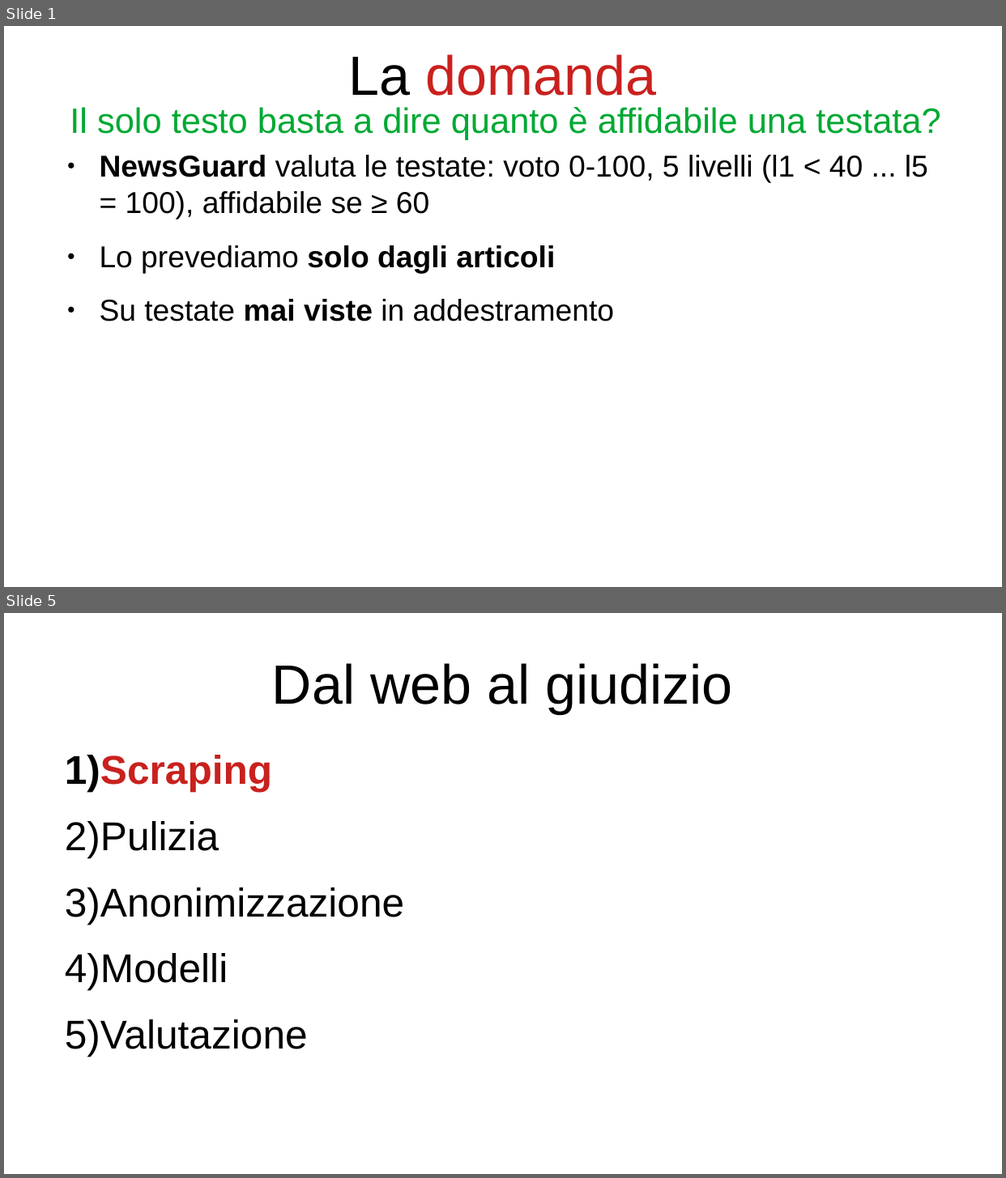
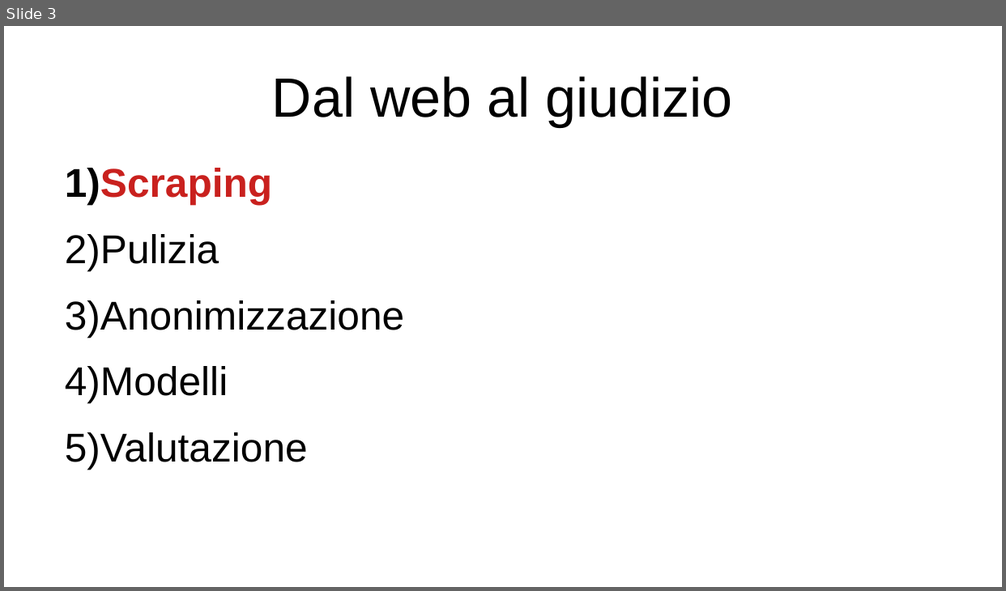
Before and after one commit to bianchi-john/PublisherClassification, a slide deck: Presentazioni/Stato finale/FinalState.odp. Shown one above the other, each under a label of ours: slides 1 and 5 before the commit, slide 3 after it; the slides between them are not shown. The pictures are 1006x1178 and 1006x591 pixels, drawn with LibreOffice and Linux fonts; fonts in the diff are those of the drawing. Boxes give left, top, right and bottom in pixels: in the first picture for what was removed or moved away, otherwise in the second. Text is boxed around its words. In the diff, an @@ line names an element or a change of style, - is before the commit and + after.

```diff
--- a/Presentazioni/Stato finale/FinalState.odp
+++ b/Presentazioni/Stato finale/FinalState.odp
@@ slide 1 removed at <box>4,26,1002,587</box>, background #FFFFFF @@
@@ title removed at <box>349,54,657,96</box> @@
-La domanda
@@ title removed at <box>70,107,940,140</box> @@
-Il solo testo basta a dire quanto è affidabile una testata?
@@ text removed at <box>100,155,928,322</box> @@
-● NewsGuard valuta le testate: voto 0-100, 5 livelli (l1 < 40 ... l5 = 100), affidabile se ≥ 60
-● Lo prevediamo solo dagli articoli
-● Su testate mai viste in addestramento
@@ what was slide 5 is now slide 3 @@
```
Also in this commit, not shown: 4 slides changed, 2 slides added, 6 other slides removed, 1 other file.
